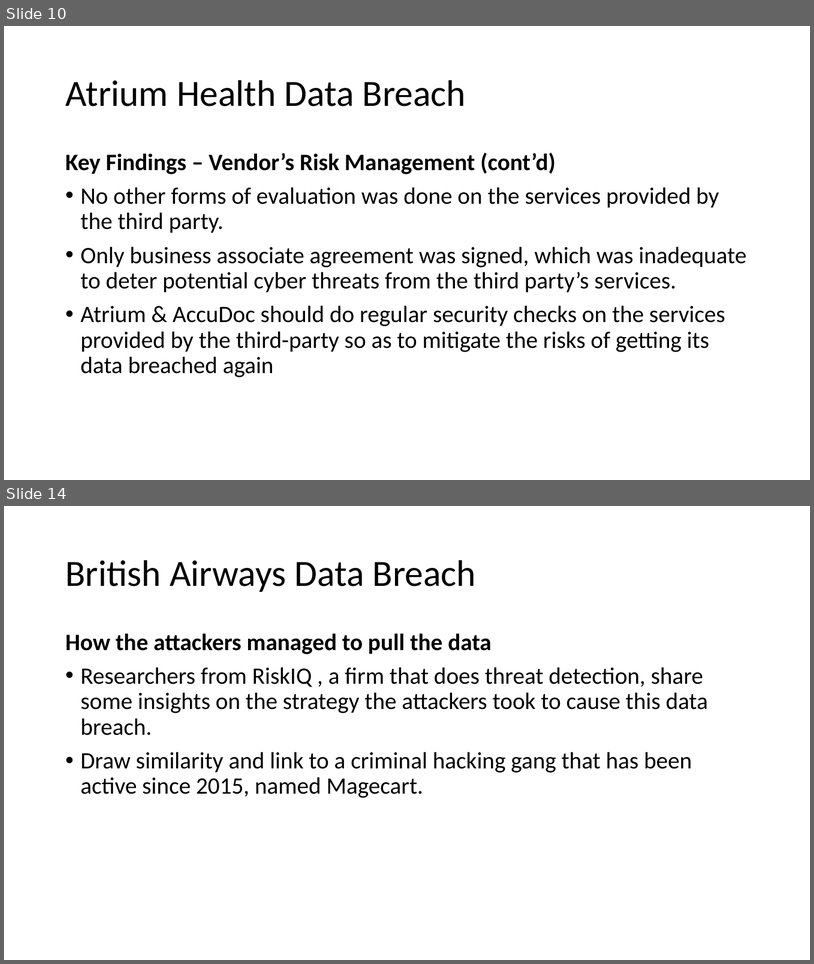
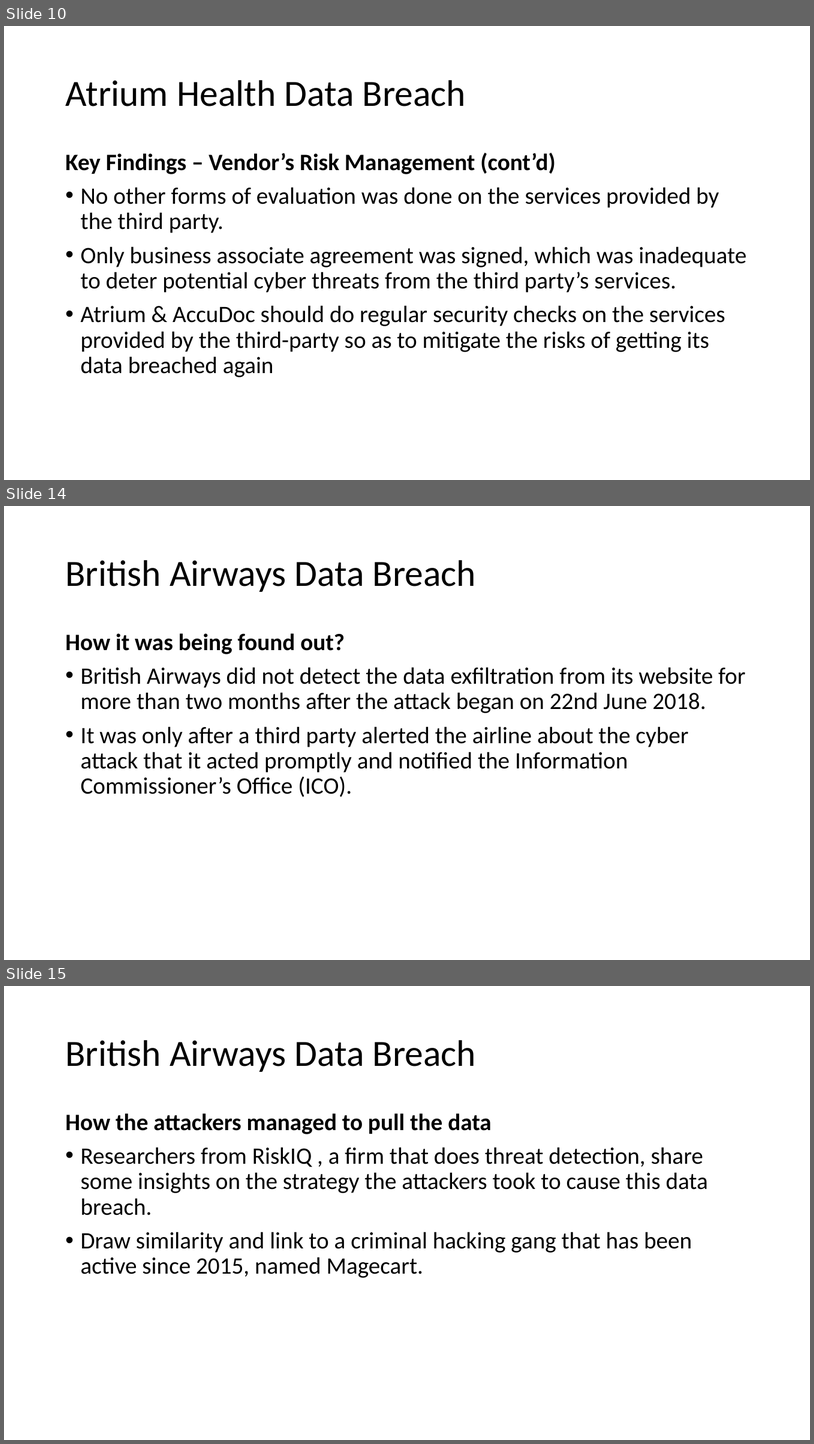
Before and after one commit to nicholasneo78/regression-analysis, a slide deck: CE4062-project.pptx. Shown one above the other, each under a label of ours: slides 10 and 14 before the commit, slides 10, 14 and 15 after it; the slides between them are not shown. The pictures are 814x964 and 814x1444 pixels, drawn with LibreOffice and Linux fonts; fonts in the diff are those of the drawing. Boxes give left, top, right and bottom in pixels: in the first picture for what was removed or moved away, otherwise in the second. Text is boxed around its words. In the diff, an @@ line names an element or a change of style, - is before the commit and + after.

```diff
--- a/CE4062-project.pptx
+++ b/CE4062-project.pptx
@@ slide 14 added at (4, 506, 810, 960), background #FFFFFF @@
@@ title added at (65, 560, 477, 592), 44 pt, text #000000 @@
+British Airways Data Breach
@@ text added at (65, 633, 746, 797), 28 pt, text #000000 @@
+How it was being found out?
+• British Airways did not detect the data exfiltration from its website for more than two months after the attack began on 22nd June 2018.
+• It was only after a third party alerted the airline about the cyber attack that it acted promptly and notified the Information Commissioner’s Office (ICO).
@@ what was slide 14 is now slide 15 @@
```
Also in this commit, not shown: 4 slides changed, 6 other slides added.
